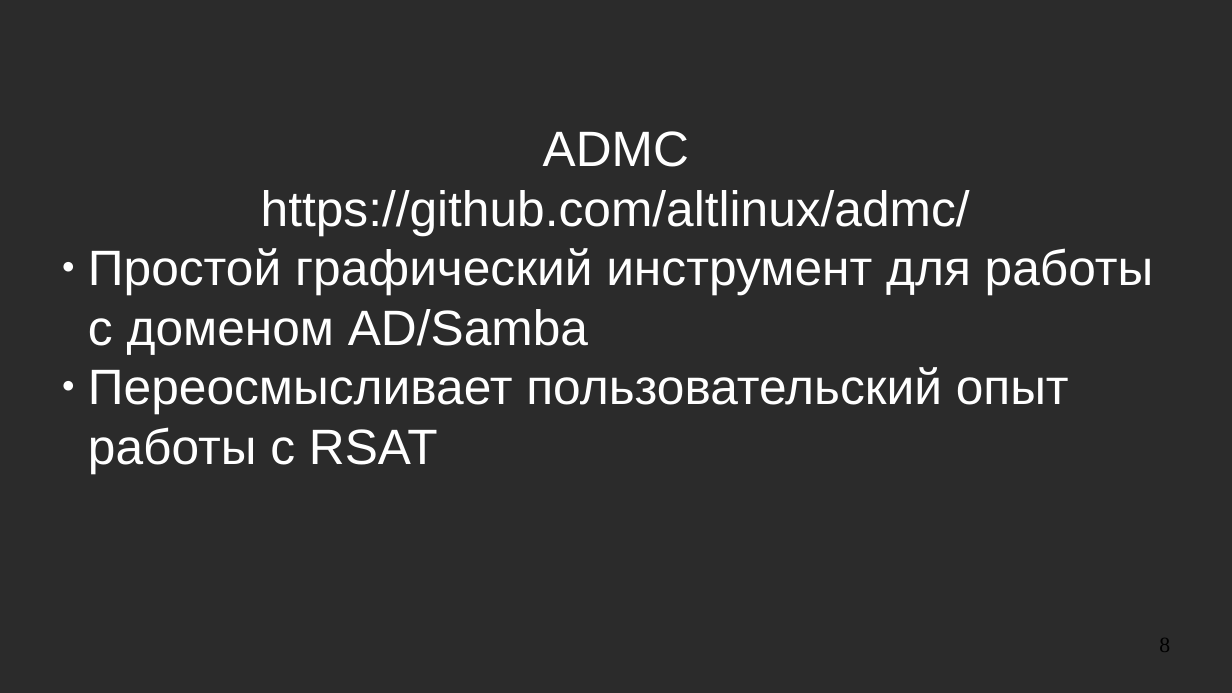
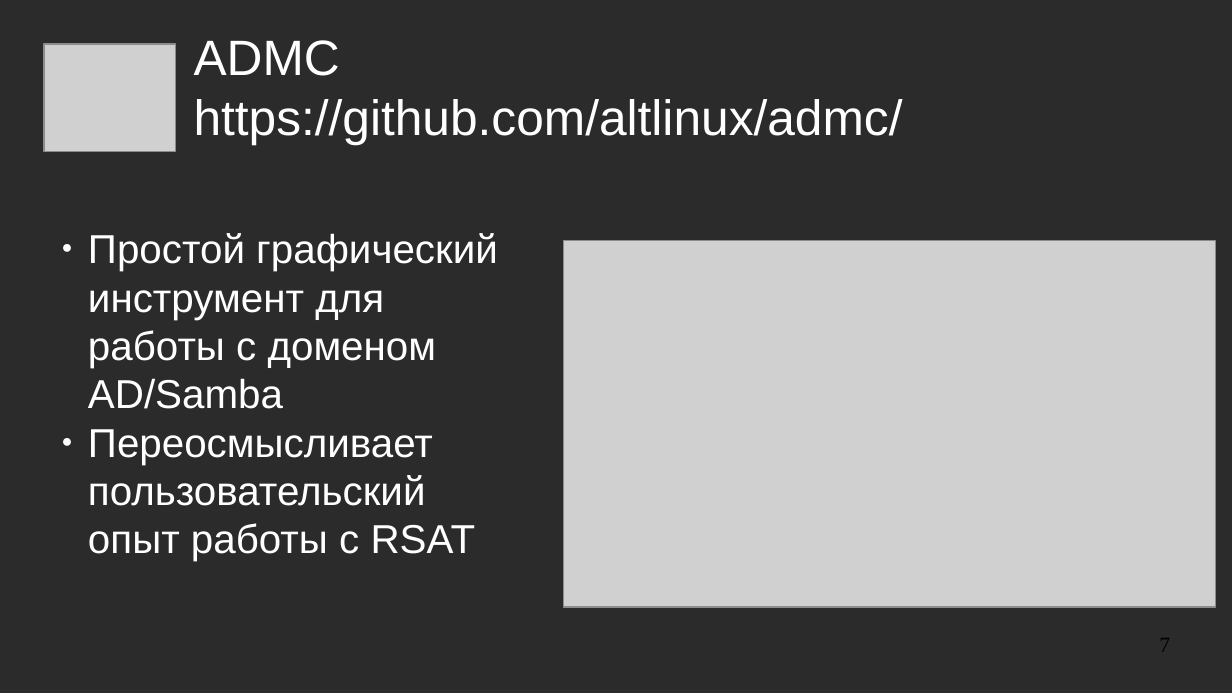
Before and after one commit to NIR-Ginko/presentations, a slide deck: slide 7 of 2020-11-05 Group Policies in ALT/abstract.odp (slide 8 before the commit). Drawn at 1232x693 pixels with LibreOffice and Linux fonts; fonts in the diff are those of the drawing; grey boxes stand for pictures; background and template pictures are left out; a plain dark background stands for a picture behind light text. Boxes give left, top, right and bottom in pixels: in the first picture for what was removed or moved away, otherwise in the second. Text is boxed around its words. In the diff, an @@ line names an element or a change of style, - is before the commit and + after.

Commit message:
Presentation improved

```diff
--- a/2020-11-05 Group Policies in ALT/abstract.odp
+++ b/2020-11-05 Group Policies in ALT/abstract.odp
@@ picture added at (44, 44, 176, 151) @@
@@ title added at (194, 40, 903, 144), 32 pt, text #FFFFFF @@
+ADMC
+https://github.com/altlinux/admc/
@@ subtitle at (261, 131, 970, 235): paragraphs removed @@
-ADMC
-https://github.com/altlinux/admc/
@@ subtitle "Простой графический инструмент для работы ...": place and size @@
-subtitle "Простой графический инструмент для работы ..." at (88, 131, 1154, 474)
+subtitle "Простой графический инструмент для работы ..." at (88, 233, 498, 561)
@@ subtitle "Простой графический инструмент для работы ..." at (88, 233, 498, 561): size 32 to 26 pt @@
@@ picture added at (563, 240, 1216, 607) @@
@@ page number at (1159, 638, 1170, 650): text changed @@
-8
+7
```
Also in this commit, not shown: 4 other slides changed, 1 slide removed.
